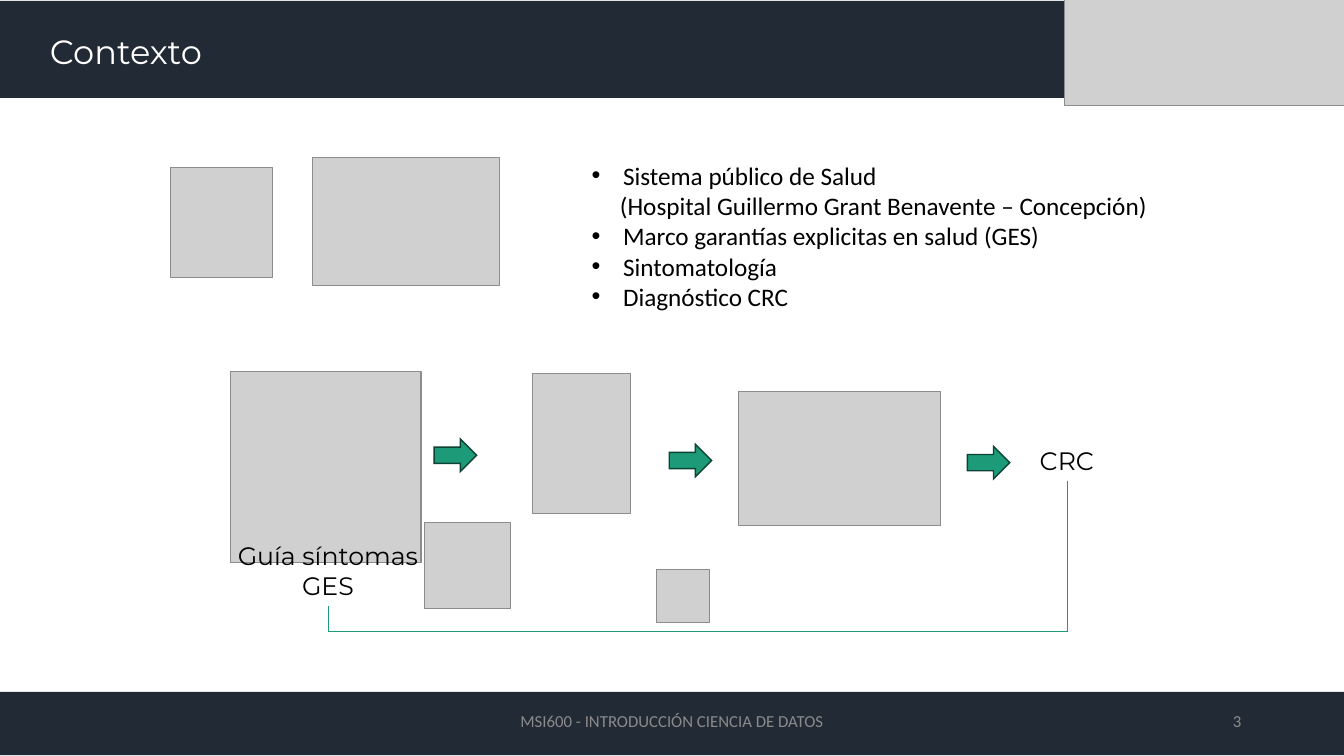
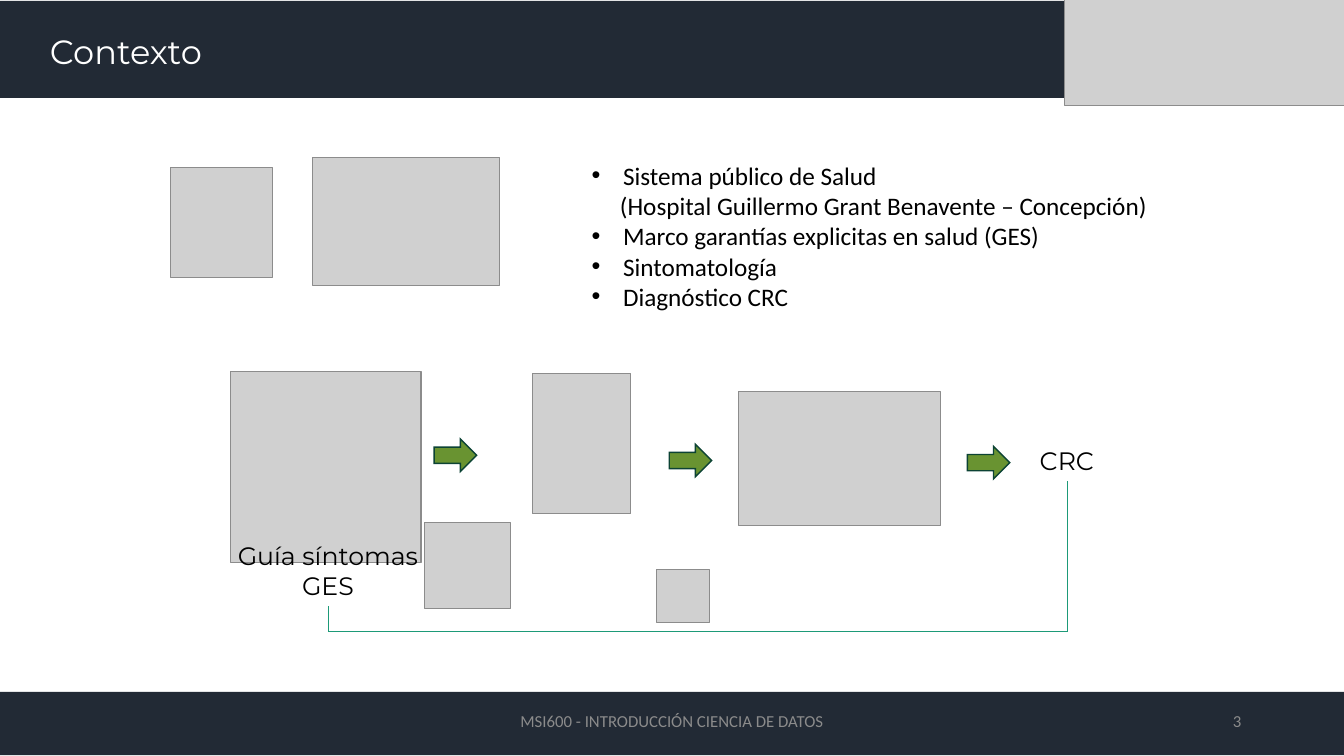
Before and after one commit to bguzmanm/MII-Ciencia-Datos-T001, a slide deck: slide 3 of material/PRESENTACION/cienciadedatosaplicada_investigacion.pptx. Drawn at 1344x756 pixels with LibreOffice and Linux fonts; fonts in the diff are those of the drawing; grey boxes stand for pictures. Boxes give left, top, right and bottom in pixels: in the first picture for what was removed or moved away, otherwise in the second. Text is boxed around its words. In the diff, an @@ line names an element or a change of style, - is before the commit and + after.

```diff
--- a/material/PRESENTACION/cienciadedatosaplicada_investigacion.pptx
+++ b/material/PRESENTACION/cienciadedatosaplicada_investigacion.pptx
@@ fill #1D9A78 to #699331 in 3 elements at (435,440,477,472), (669,445,712,477), (968,447,1010,479) @@
```
Also in this commit, not shown: 8 other slides changed.
